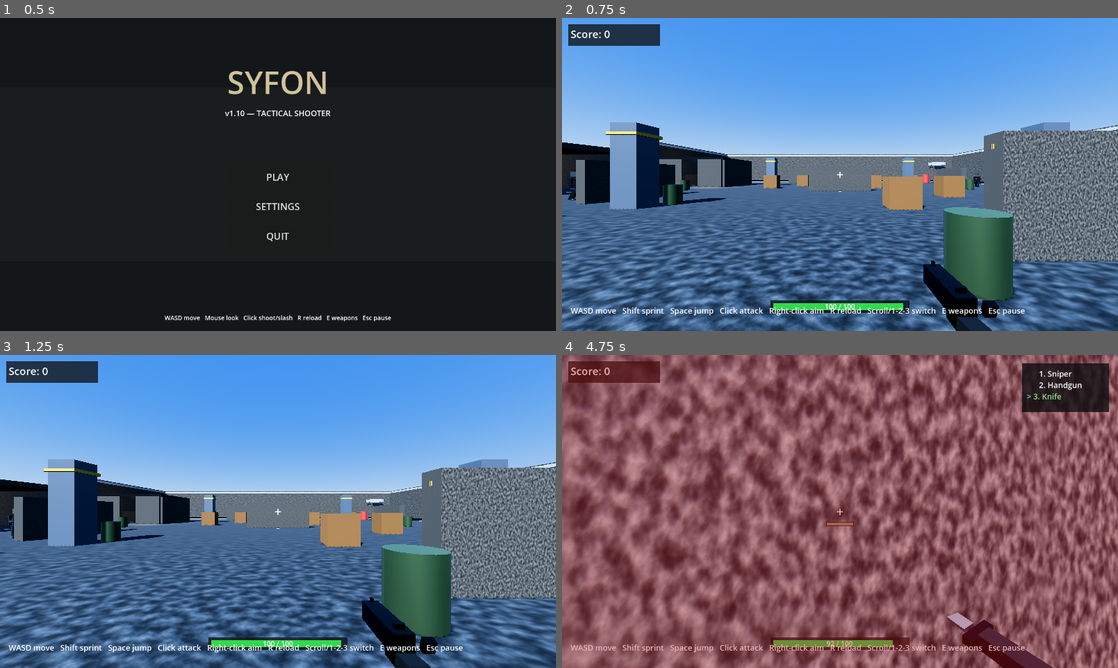
Above: before the commit, frames 1-4 (two rows, left to right).
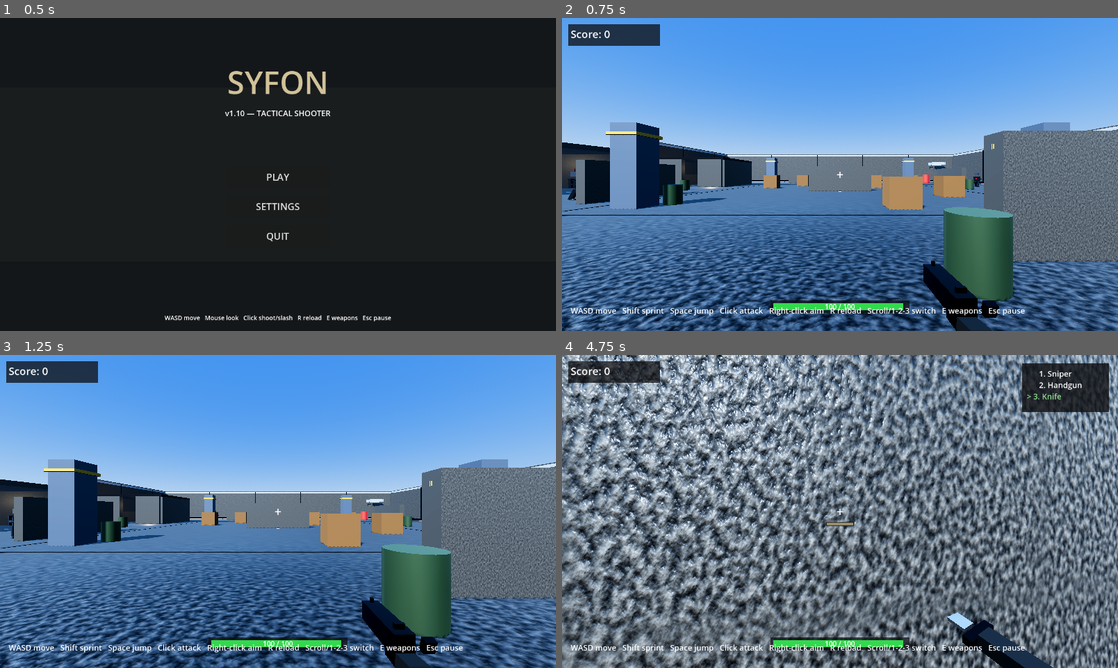
Above: after the commit, the same moments.

Repository: VekzYT/Claude_Enviroment
Game: Godot game, scene res://scenes/main_menu.tscn
Two runs of this game, one before a commit and one after it. Both use one fixed random seed, a clock stepped at 60 frames per second and the inputs below.
Inputs (mouse positions are in pixels of both pictures, inside the frame that each line leads up to):
- Up to frame 1 (0.5 s): no input
- Up to frame 2 (0.75 s): click "PLAY" at 0.5 s
- Up to frame 3 (1.25 s): no input
- Up to frame 4 (4.75 s): tap Enter at 1.25 s; move the mouse to (867, 511) at 1.27 s; hold W from 1.28 s (still down); tap R at 1.35 s; click (867, 511) at 1.42 s; tap Space at 1.52, 2.27, 3.77, 4.52 s; move the mouse to (812, 511) at 2.02 s; tap E at 2.1 s; move the mouse to (851, 505) at 2.77 s; tap 1 at 2.85 s; move the mouse to (834, 517) at 3.52 s; tap 2 at 3.6 s; click (834, 517) at 3.67 s; move the mouse to (878, 514) at 4.27 s; tap 3 at 4.35 s

Frame 1 is identical in both runs. In frame 2, 24% of the frame differs, in the area x 0-100%, y 34-100%; in frame 3, 24%; in frame 4, 98%, in the area x 0-100%, y 0-100%.

Commit message:
Bump to Syfon v1.11: better floor/wall visuals, nerf bot aim
- Floor/wall noise textures bumped 512px -> 1024px, both materials
  gained a roughness texture (specular now varies across the
  surface instead of being flat) and stronger normal-map bump; floor
  also got a subtle metallic hint for a sealed-concrete look. Added
  real geometric detail: 16 vertical seam strips along the perimeter
  walls and 4 floor expansion-joint lines.
- Bot accuracy was effectively aimbot-tier (fixed +/-0.2 unit spread
  regardless of range). Spread now scales with distance to the
  player (tight up close, meaningfully worse at range), bots take a
  0.6s beat to react the first time they spot the player before
  firing, and fire rate dropped from 1.1s to 1.5s between shots.
  All four values are @export on Bot for further tuning.

Co-Authored-By: Claude Sonnet 5 <noreply@anthropic.com>
Claude-Session: https://claude.ai/code/session_01D76RNRXBpHUzTBpTHP1NBy

Diff:
--- a/game/project.godot
+++ b/game/project.godot
@@ -6,7 +6,7 @@
 
 [application]
 
-config/name="Syfon v1.10"
+config/name="Syfon v1.11"
 run/main_scene="res://scenes/main_menu.tscn"
 config/features=PackedStringArray("4.3", "Forward Plus")
 
--- a/game/scenes/main.tscn
+++ b/game/scenes/main.tscn
@@ -30,19 +30,28 @@
 [sub_resource type="FastNoiseLite" id="FastNoiseLite_surface"]
 frequency = 0.05
 
+[sub_resource type="FastNoiseLite" id="FastNoiseLite_rough"]
+frequency = 0.18
+
 [sub_resource type="NoiseTexture2D" id="NoiseTexture2D_albedo"]
+width = 1024
+height = 1024
+seamless = true
+noise = SubResource("FastNoiseLite_surface")
+
+[sub_resource type="NoiseTexture2D" id="NoiseTexture2D_normal"]
+width = 1024
+height = 1024
+seamless = true
+as_normal_map = true
+bump_strength = 4.5
+noise = SubResource("FastNoiseLite_surface")
+
+[sub_resource type="NoiseTexture2D" id="NoiseTexture2D_rough"]
 width = 512
 height = 512
 seamless = true
-noise = SubResource("FastNoiseLite_surface")
-
-[sub_resource type="NoiseTexture2D" id="NoiseTexture2D_normal"]
-width = 512
-height = 512
-seamless = true
-as_normal_map = true
-bump_strength = 3.0
-noise = SubResource("FastNoiseLite_surface")
+noise = SubResource("FastNoiseLite_rough")
 
 [sub_resource type="BoxMesh" id="BoxMesh_unit"]
 size = Vector3(1, 1, 1)
@@ -91,10 +100,13 @@
 [sub_resource type="StandardMaterial3D" id="StdMat_floor"]
 albedo_color = Color(0.32, 0.33, 0.35, 1)
 albedo_texture = SubResource("NoiseTexture2D_albedo")
+metallic = 0.08
+metallic_specular = 0.3
 roughness = 0.85
+roughness_texture = SubResource("NoiseTexture2D_rough")
 normal_enabled = true
 normal_texture = SubResource("NoiseTexture2D_normal")
-normal_scale = 1.0
+normal_scale = 1.4
 uv1_scale = Vector3(16, 16, 1)
 
 [sub_resource type="BoxMesh" id="BoxMesh_wall_ns"]
@@ -113,9 +125,10 @@
 albedo_color = Color(0.55, 0.52, 0.48, 1)
 albedo_texture = SubResource("NoiseTexture2D_albedo")
 roughness = 0.9
+roughness_texture = SubResource("NoiseTexture2D_rough")
 normal_enabled = true
 normal_texture = SubResource("NoiseTexture2D_normal")
-normal_scale = 0.8
+normal_scale = 1.1
 uv1_scale = Vector3(18, 3, 1)
 
 [sub_resource type="BoxMesh" id="BoxMesh_crate"]
@@ -321,6 +334,126 @@
 scale = Vector3(0.65, 0.3, 21)
 mesh = SubResource("BoxMesh_unit")
 surface_material_override/0 = SubResource("StdMat_trim_light")
+
+[node name="WallNorthSeam1" type="MeshInstance3D" parent="."]
+position = Vector3(-15, 3, -24.6)
+scale = Vector3(0.12, 5.6, 0.06)
+mesh = SubResource("BoxMesh_unit")
+surface_material_override/0 = SubResource("StdMat_trim_dark")
+
+[node name="WallNorthSeam2" type="MeshInstance3D" parent="."]
+position = Vector3(-5, 3, -24.6)
+scale = Vector3(0.12, 5.6, 0.06)
+mesh = SubResource("BoxMesh_unit")
+surface_material_override/0 = SubResource("StdMat_trim_dark")
+
+[node name="WallNorthSeam3" type="MeshInstance3D" parent="."]
+position = Vector3(5, 3, -24.6)
+scale = Vector3(0.12, 5.6, 0.06)
+mesh = SubResource("BoxMesh_unit")
+surface_material_override/0 = SubResource("StdMat_trim_dark")
+
+[node name="WallNorthSeam4" type="MeshInstance3D" parent="."]
+position = Vector3(15, 3, -24.6)
+scale = Vector3(0.12, 5.6, 0.06)
+mesh = SubResource("BoxMesh_unit")
+surface_material_override/0 = SubResource("StdMat_trim_dark")
+
+[node name="WallSouthSeam1" type="MeshInstance3D" parent="."]
+position = Vector3(-15, 3, 24.6)
+scale = Vector3(0.12, 5.6, 0.06)
+mesh = SubResource("BoxMesh_unit")
+surface_material_override/0 = SubResource("StdMat_trim_dark")
+
+[node name="WallSouthSeam2" type="MeshInstance3D" parent="."]
+position = Vector3(-5, 3, 24.6)
+scale = Vector3(0.12, 5.6, 0.06)
+mesh = SubResource("BoxMesh_unit")
+surface_material_override/0 = SubResource("StdMat_trim_dark")
+
+[node name="WallSouthSeam3" type="MeshInstance3D" parent="."]
+position = Vector3(5, 3, 24.6)
+scale = Vector3(0.12, 5.6, 0.06)
+mesh = SubResource("BoxMesh_unit")
+surface_material_override/0 = SubResource("StdMat_trim_dark")
+
+[node name="WallSouthSeam4" type="MeshInstance3D" parent="."]
+position = Vector3(15, 3, 24.6)
+scale = Vector3(0.12, 5.6, 0.06)
+mesh = SubResource("BoxMesh_unit")
+surface_material_override/0 = SubResource("StdMat_trim_dark")
+
+[node name="WallEastSeam1" type="MeshInstance3D" parent="."]
+position = Vector3(24.6, 3, -15)
+scale = Vector3(0.06, 5.6, 0.12)
+mesh = SubResource("BoxMesh_unit")
+surface_material_override/0 = SubResource("StdMat_trim_dark")
+
+[node name="WallEastSeam2" type="MeshInstance3D" parent="."]
+position = Vector3(24.6, 3, -5)
+scale = Vector3(0.06, 5.6, 0.12)
+mesh = SubResource("BoxMesh_unit")
+surface_material_override/0 = SubResource("StdMat_trim_dark")
+
+[node name="WallEastSeam3" type="MeshInstance3D" parent="."]
+position = Vector3(24.6, 3, 5)
+scale = Vector3(0.06, 5.6, 0.12)
+mesh = SubResource("BoxMesh_unit")
+surface_material_override/0 = SubResource("StdMat_trim_dark")
+
+[node name="WallEastSeam4" type="MeshInstance3D" parent="."]
+position = Vector3(24.6, 3, 15)
+scale = Vector3(0.06, 5.6, 0.12)
+mesh = SubResource("BoxMesh_unit")
+surface_material_override/0 = SubResource("StdMat_trim_dark")
+
+[node name="WallWestNorthSeam1" type="MeshInstance3D" parent="."]
+position = Vector3(-24.6, 3, -20)
+scale = Vector3(0.06, 5.6, 0.12)
+mesh = SubResource("BoxMesh_unit")
+surface_material_override/0 = SubResource("StdMat_trim_dark")
+
+[node name="WallWestNorthSeam2" type="MeshInstance3D" parent="."]
+position = Vector3(-24.6, 3, -12)
+scale = Vector3(0.06, 5.6, 0.12)
+mesh = SubResource("BoxMesh_unit")
+surface_material_override/0 = SubResource("StdMat_trim_dark")
+
+[node name="WallWestSouthSeam1" type="MeshInstance3D" parent="."]
+position = Vector3(-24.6, 3, 12)
+scale = Vector3(0.06, 5.6, 0.12)
+mesh = SubResource("BoxMesh_unit")
+surface_material_override/0 = SubResource("StdMat_trim_dark")
+
+[node name="WallWestSouthSeam2" type="MeshInstance3D" parent="."]
+position = Vector3(-24.6, 3, 20)
+scale = Vector3(0.06, 5.6, 0.12)
+mesh = SubResource("BoxMesh_unit")
+surface_material_override/0 = SubResource("StdMat_trim_dark")
+
+[node name="FloorJointX1" type="MeshInstance3D" parent="."]
+position = Vector3(-12, 0.006, 0)
+scale = Vector3(0.1, 0.02, 50)
+mesh = SubResource("BoxMesh_unit")
+surface_material_override/0 = SubResource("StdMat_trim_dark")
+
+[node name="FloorJointX2" type="MeshInstance3D" parent="."]
+position = Vector3(12, 0.006, 0)
+scale = Vector3(0.1, 0.02, 50)
+mesh = SubResource("BoxMesh_unit")
+surface_material_override/0 = SubResource("StdMat_trim_dark")
+
+[node name="FloorJointZ1" type="MeshInstance3D" parent="."]
+position = Vector3(0, 0.006, -12)
+scale = Vector3(50, 0.02, 0.1)
+mesh = SubResource("BoxMesh_unit")
+surface_material_override/0 = SubResource("StdMat_trim_dark")
+
+[node name="FloorJointZ2" type="MeshInstance3D" parent="."]
+position = Vector3(0, 0.006, 12)
+scale = Vector3(50, 0.02, 0.1)
+mesh = SubResource("BoxMesh_unit")
+surface_material_override/0 = SubResource("StdMat_trim_dark")
 
 [node name="Pillar1" type="StaticBody3D" parent="."]
 
--- a/game/scripts/bot.gd
+++ b/game/scripts/bot.gd
@@ -4,6 +4,7 @@
 
 const GRAVITY := 9.8
 const LOSE_SIGHT_DELAY := 1.5
+const REACTION_DELAY := 0.6
 
 @export var max_health := 100
 @export var move_speed := 3.0
@@ -11,9 +12,11 @@
 @export var detection_radius := 16.0
 @export var attack_range := 12.0
 @export var patrol_radius := 5.0
-@export var fire_cooldown := 1.1
+@export var fire_cooldown := 1.5
 @export var respawn_time := 6.0
 @export var damage_per_hit := 8
+@export var base_spread := 0.4
+@export var spread_per_distance := 0.05
 
 @onready var head: Node3D = $Head
 @onready var muzzle: Node3D = $Muzzle
@@ -155,7 +158,13 @@
 	return result.collider == player
 
 func fire_at_player() -> void:
-	var spread := Vector3(randf_range(-0.2, 0.2), randf_range(-0.15, 0.15), randf_range(-0.2, 0.2))
+	var distance: float = global_position.distance_to(player.global_position)
+	var spread_amount: float = base_spread + distance * spread_per_distance
+	var spread := Vector3(
+		randf_range(-spread_amount, spread_amount),
+		randf_range(-spread_amount * 0.6, spread_amount * 0.6),
+		randf_range(-spread_amount, spread_amount)
+	)
 	var target_pos: Vector3 = get_player_eye_position() + spread
 	var space_state: PhysicsDirectSpaceState3D = get_world_3d().direct_space_state
 	var query: PhysicsRayQueryParameters3D = PhysicsRayQueryParameters3D.create(head.global_position, target_pos)
@@ -186,6 +195,8 @@
 		if state == State.PATROL:
 			Sound.play_3d("bot_alert", global_position, -3.0)
 		if dist <= attack_range:
+			if state != State.ATTACK:
+				fire_timer = max(fire_timer, REACTION_DELAY)
 			state = State.ATTACK
 		else:
 			state = State.CHASE
Not shown: 1 places in game/scenes/main.tscn that only renumber resources
Not shown, changed: game/README.md
Not shown, changed: game/VERSION
